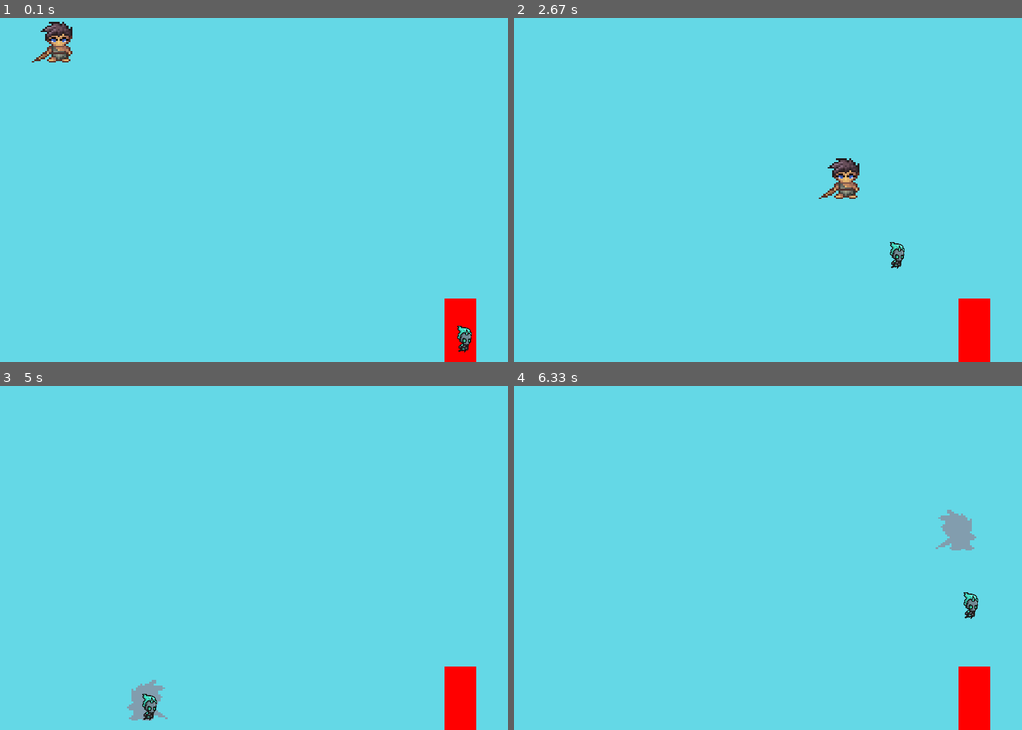
Above: before the commit, frames 1-4 (two rows, left to right).
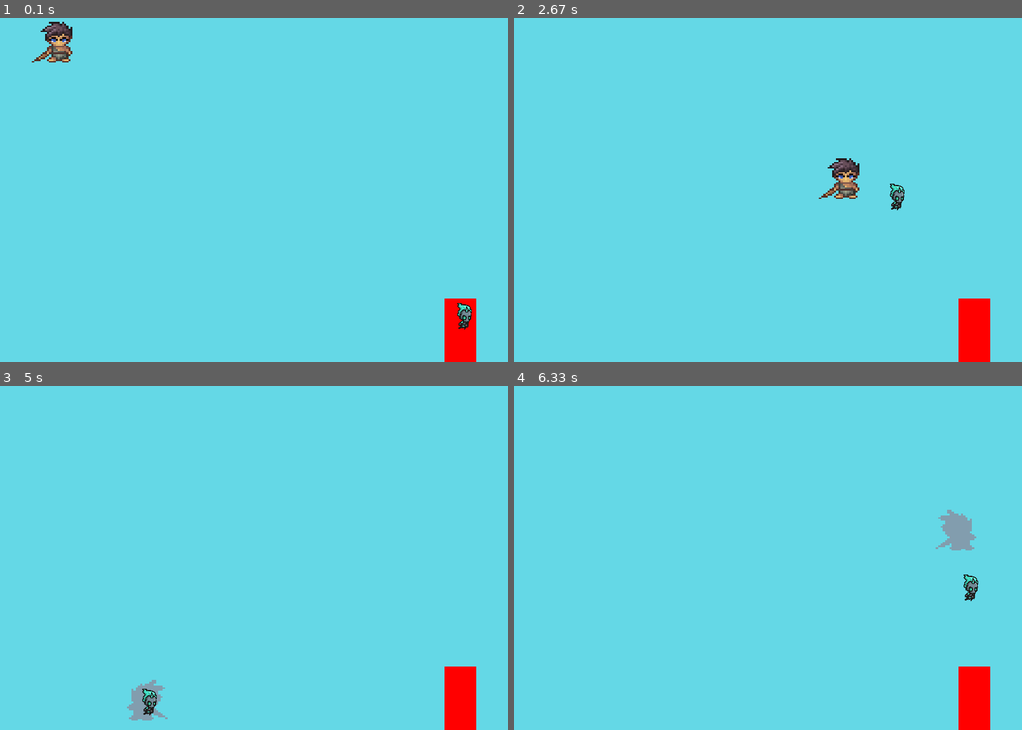
Above: after the commit, the same moments.

Repository: yusufbouaouina-coder/my-work
Game: pygame game, started from snake games/pygame 1.py
Same seed, same stepped clock (60 frames per second), same inputs: the game is played once before the commit and once after it.
Inputs (mouse positions are in pixels of both pictures, inside the frame that each line leads up to):
- Up to frame 1 (0.1 s): no input
- Up to frame 2 (2.67 s): click (768, 172) at 0.38 s; hold Right 0.67-1.13 s; tap Space at 0.73, 1.03, 1.57, 1.9, 2.2, 2.4 s; click (930, 162) at 1.22 s; hold Up 1.5-1.8 s; hold Right 1.83-2.3 s; hold Left from 2.33 s (still down)
- Up to frame 3 (5 s): tap Space at 2.7, 2.97, 3.27, 3.4, 3.8, 4.1, 4.47, 4.77, 4.97 s; release Left at 2.87 s; hold Left 2.9-3.3 s; hold Up 3.33-3.7 s; hold Right 3.73-4.37 s; hold Left 4.4-4.87 s; hold Right from 4.9 s (still down)
- Up to frame 4 (6.33 s): tap Space at 5.27, 5.47, 5.8, 6.1, 6.3 s; release Right at 5.37 s; hold Up 5.4-5.7 s; hold Right 5.73-6.2 s; hold Left from 6.23 s (still down)

The runs differ from the first frame. In frame 1, 0.3% of the frame differs, in the area x 90-93%, y 82-98%; in frame 2, 0.3%, in the area x 74-77%, y 48-73%; in frame 3, 0.2%; in frame 4, 0.3%.

Commit message:
deleted unnessesary files and will be making a new one soon foucused on spreading each python script to its own respctive file and then importing it in a central file to execute it.

Diff:
--- a/snake games/spreading the workload.py
+++ b/snake games/pygame 1.py
@@ -6,23 +6,30 @@
 
 scrn = (800, 600)
 surface = pygame.display.set_mode(scrn)
+
 global enemyhurt
 global enemykill
 global enemy_hp
+global attack_time
 velocity_y = 0
 hp = 100
+
 hurt_until = 0
-attack_time = 0
+attack_time = 100
+
 enemyhurt = 0
 enemykill = 0
+
 sprdir = "left"
 enemy_hp = 100
+
 clock = pygame.time.Clock()
 
 
-def img_load(hurtbool,enemyhurtbool,enemykill):
+def img_load(hurtbool, enemyhurtbool, enemykill):
     global char_img
     global enemy_img
+
     if hurtbool:
         char_img = pygame.image.load("char_hurt.png")
     else:
@@ -35,56 +42,55 @@
 
     if enemyhurtbool == False:
         enemy_img = pygame.image.load("enemy.png")
-        enemy_img = pygame.transform.scale(enemy_img, (64, 64))
-    elif enemyhurtbool == True:
+    else:
         enemy_img = pygame.image.load("wraith_hurt_use.png")
-        enemy_img = pygame.transform.scale(enemy_img, (64, 64))
+
+    enemy_img = pygame.transform.scale(enemy_img, (64, 64))
+
 
 def playerhitcall():
-    global enemy_hp
-    global enemyhurt
-    global enemykill
+    global enemy_hp, enemyhurt, enemykill, attack_time, current_time
 
     if player_hitrange.colliderect(enemy_rect):
+        attack_time = pygame.time.get_ticks() + 500
+        current_time = pygame.time.get_ticks()
+
+    if attack_time != 0 and current_time >= attack_time:
         enemy_hp -= 10
         enemyhurt = True
-        print(f"{enemy_hp} attaked")
+        print(f"{enemy_hp} attacked")
     else:
         enemyhurt = False
+        attack_time = 0
+
     if enemy_hp <= 0:
-        enemykill = True
-    else:
-        enemykill = False
+        running = False
 
 
 
-
-
-
-img_load(False,enemyhurt,enemykill)
+img_load(False, enemyhurt, enemykill)
 
 player_rect = pygame.Rect(50, 50, 64, 64)
 wall_rect = pygame.Rect(700, 500, 50, 100)
 enemy_rect = pygame.Rect(800, 600, 64, 64)
 enemy_mask = pygame.mask.from_surface(enemy_img)
 player_mask = pygame.mask.from_surface(char_img)
-player_hitrange = pygame.Rect(player_rect.x,player_rect.y,80,80)
+player_hitrange = pygame.Rect(player_rect.x, player_rect.y, 80, 80)
+
 gravity = 0.3
 
 running = True
 while running:
+    player_hitrange = pygame.Rect(player_rect.x, player_rect.y, 80, 80)
 
+    current_time = pygame.time.get_ticks()
 
-
+    # ---------------- EVENTS ----------------
     for event in pygame.event.get():
         if event.type == pygame.QUIT:
             running = False
 
-    if event.type == pygame.MOUSEBUTTONDOWN:
-        if event.button == 1:
-            attack_time = pygame.time.get_ticks() + 500  # delay attack by 0.5s
-
-
+    # ---------------- INPUT ----------------
     keys = pygame.key.get_pressed()
 
     if keys[pygame.K_LEFT]:
@@ -101,8 +107,11 @@
     if keys[pygame.K_SPACE]:
         player_rect.y -= 8
 
+    if event.type == pygame.MOUSEBUTTONDOWN:
+        if event.button == 1:
+            playerhitcall()
 
-    player_rect.clamp_ip(surface.get_rect()) # AI
+    player_rect.clamp_ip(surface.get_rect())
     enemy_rect.clamp_ip(surface.get_rect())
 
     # Wall bounce
@@ -116,43 +125,40 @@
     if player_rect.x > enemy_rect.x:
         enemy_rect.x += 4
 
-        if player_rect.y < enemy_rect.y:
-            enemy_rect.y -= 4
+    if player_rect.y < enemy_rect.y:
+        enemy_rect.y -= 4
 
     if player_rect.y > enemy_rect.y:
         enemy_rect.y += 4
 
+    # ---------------- COLLISION DAMAGE ----------------
+    current_time = pygame.time.get_ticks()
 
-    # Damage + hurt texture timer AI
-    current_time = pygame.time.get_ticks()
     offset = (
         enemy_rect.x - player_rect.x,
         enemy_rect.y - player_rect.y
     )
 
-    if player_mask.overlap(enemy_mask, offset)and current_time >= hurt_until:
+    if player_mask.overlap(enemy_mask, offset) and current_time >= hurt_until:
         hp -= 10
         print("HP:", hp)
         hurt_until = current_time + 1500
 
-
-
-
-    # Gravity AI
+    # gravity
     velocity_y += gravity
     player_rect.y += velocity_y
 
-    # Choose sprite AI
+    # sprite update
     if current_time < hurt_until:
-        img_load(True,enemyhurt,enemykill)
+        img_load(True, enemyhurt, enemykill)
     else:
-        img_load(False,enemyhurt,enemykill)
+        img_load(False, enemyhurt, enemykill)
 
     if hp == 0:
         running = False
         print("you've died")
 
-    # Draw\
+    # draw
     surface.fill((100, 216, 230))
 
     pygame.draw.rect(surface, (255, 0, 0), wall_rect)
@@ -160,7 +166,6 @@
     surface.blit(char_img, player_rect)
     surface.blit(enemy_img, enemy_rect)
 
-    # Ground collision AI
     if player_rect.bottom >= scrn[1]:
         player_rect.bottom = scrn[1]
         velocity_y = 0
--- a/snake games/pygame1.py
+++ /dev/null
@@ -1,9 +0,0 @@
-import pygame
-import random
-
-w= 600
-h = 600
-
-cell_size = 20
-snake = [[300, 300]]
-scrn = pygame
Not shown, added: snake games/snake games.code-workspace
